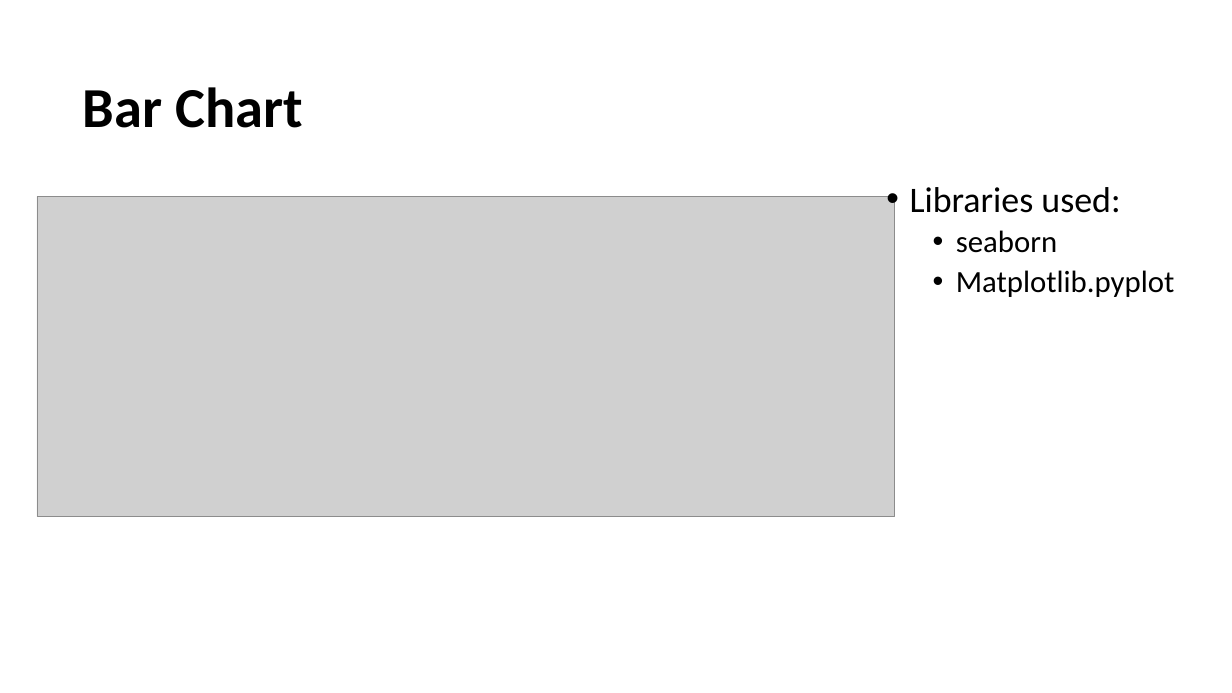
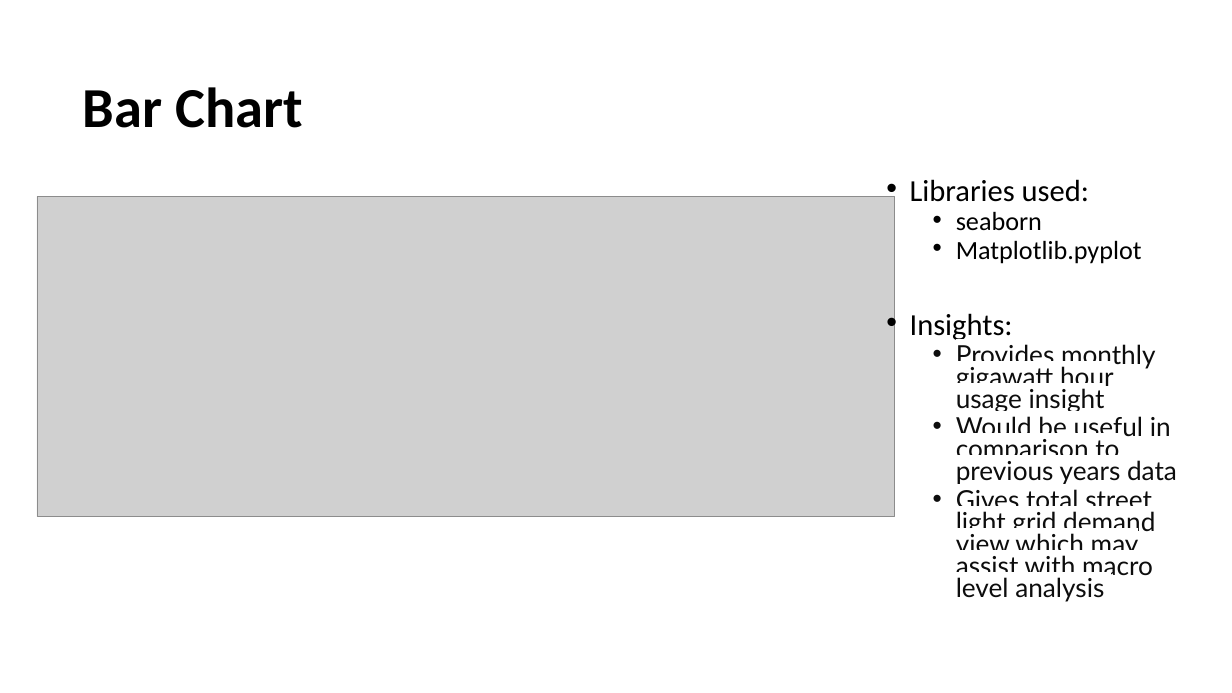
Before and after one commit to fsantosvix/Project3-Group2, a slide deck: slide 4 of Presentation/Project 3 Group 2 powerpoint.pptx (slide 3 before the commit). Drawn at 1232x693 pixels with LibreOffice and Linux fonts; fonts in the diff are those of the drawing; grey boxes stand for pictures. Boxes give left, top, right and bottom in pixels: in the first picture for what was removed or moved away, otherwise in the second. Text is boxed around its words. In the diff, an @@ line names an element or a change of style, - is before the commit and + after.

```diff
--- a/Presentation/Project 3 Group 2 powerpoint.pptx
+++ b/Presentation/Project 3 Group 2 powerpoint.pptx
@@ text at (x1=910, y1=179, x2=1142, y2=264): size 28 to 23.8 pt in "Libraries used:"; size 24 to 20.4 pt in "seaborn", "Matplotlib.pyplot"; line spacing 0.9 to 0.7 @@
@@ text at (x1=910, y1=313, x2=1177, y2=602): paragraphs added @@
+• Insights:
+  • Provides monthly gigawatt hour usage insight
+  • Would be useful in comparison to previous years data
+  • Gives total street light grid demand view which may assist with macro level analysis
```
Also in this commit, not shown: 2 other slides changed, 1 slide added, 1 slide removed.
